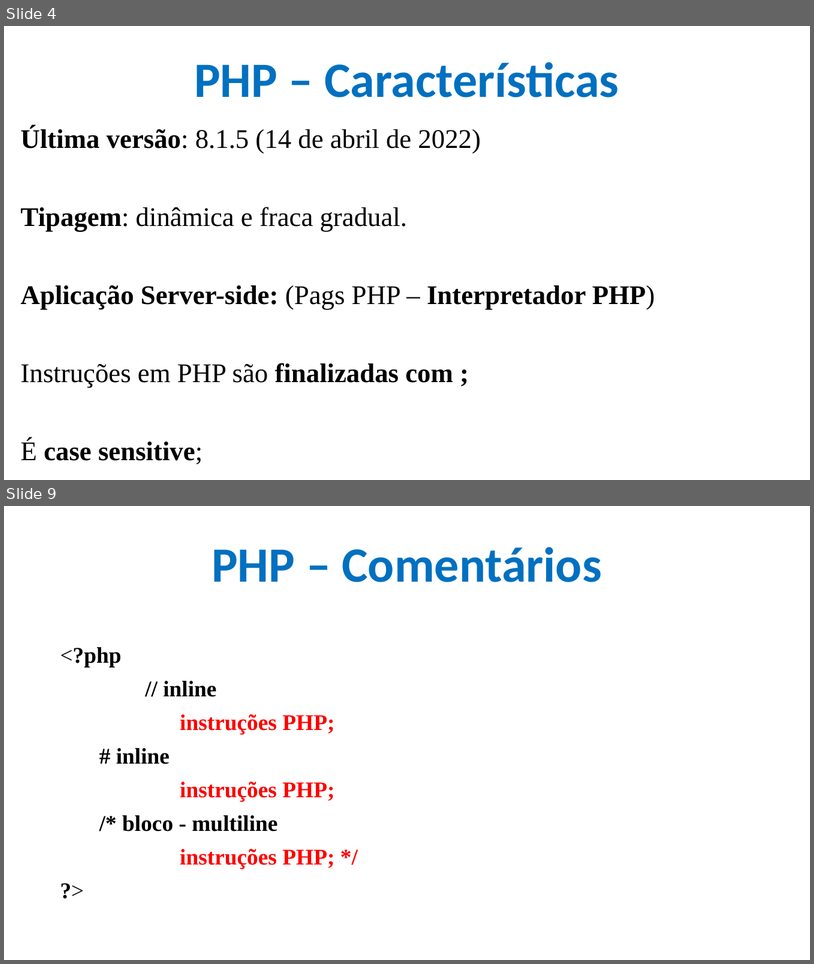
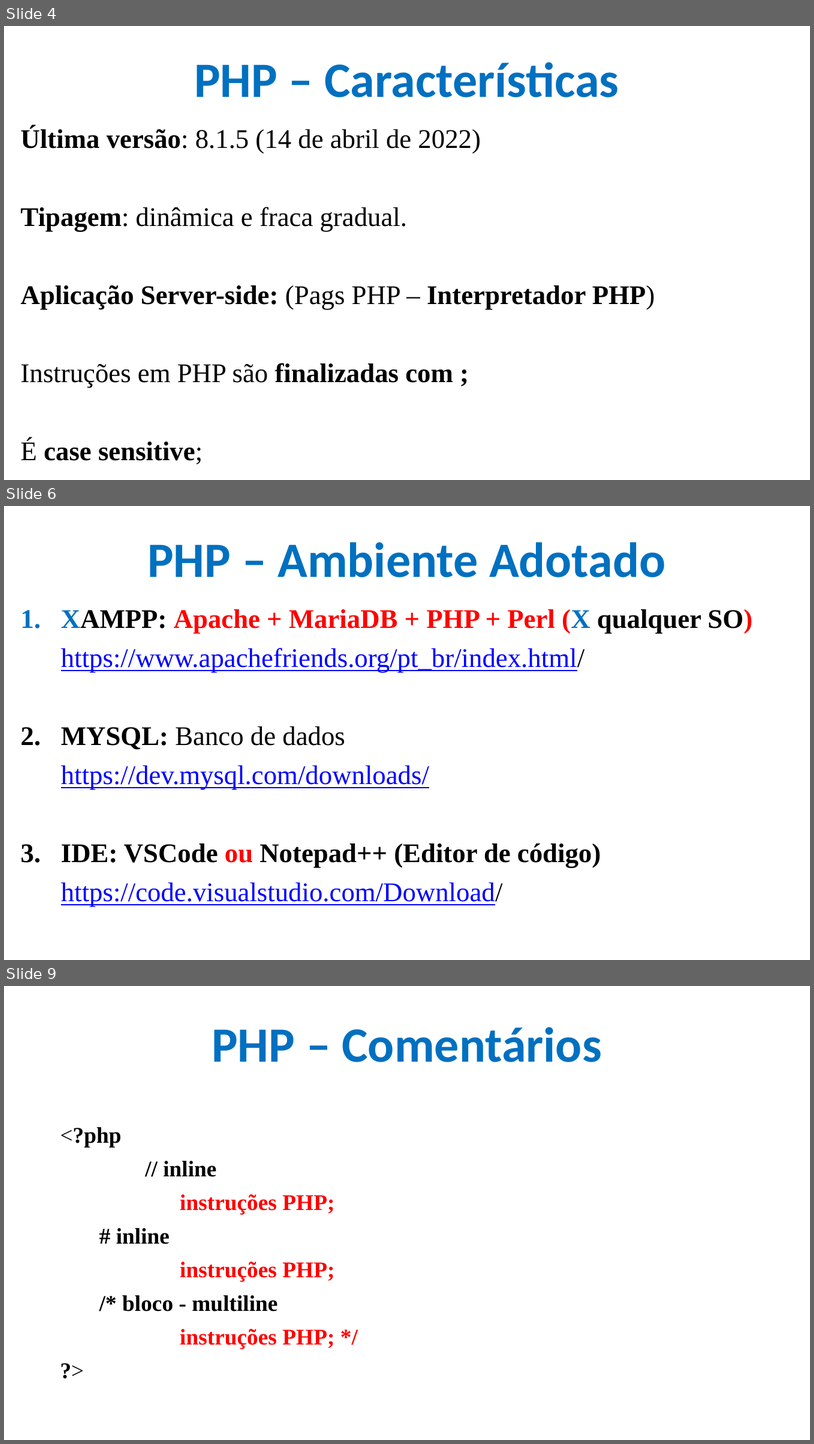
Before and after one commit to CloudEducationBrazil/WydenDesenvolvimentoWebPHP, a slide deck: 01 Classes/Aula 12 e 13 Desenvolvimento Web PHP - PHP.pptx. Shown one above the other, each under a label of ours: slides 4 and 9 before the commit, slides 4, 6 and 9 after it; the slides between them are not shown. The pictures are 814x964 and 814x1444 pixels, drawn with LibreOffice and Linux fonts; fonts in the diff are those of the drawing; background and template pictures are left out. Boxes give left, top, right and bottom in pixels: in the first picture for what was removed or moved away, otherwise in the second. Text is boxed around its words. In the diff, an @@ line names an element or a change of style, - is before the commit and + after.

```diff
--- a/01 Classes/Aula 12 e 13 Desenvolvimento Web PHP - PHP.pptx
+++ b/01 Classes/Aula 12 e 13 Desenvolvimento Web PHP - PHP.pptx
@@ slide 6 added at (4,506,810,960), background picture (left out) @@
@@ title added at (147,542,666,577), 44 pt, text #0070C0, bold @@
+PHP – Ambiente Adotado
@@ text added at (61,609,753,907), 24 pt, text #0000FF, underline @@
+1. XAMPP: Apache + MariaDB + PHP + Perl (X qualquer SO)
+https://www.apachefriends.org/pt_br/index.html/
+2. MYSQL: Banco de dados
+https://dev.mysql.com/downloads/
+3. IDE: VSCode ou Notepad++ (Editor de código)
+https://code.visualstudio.com/Download/
```
Also in this commit, not shown: 3 slides changed, 1 slide removed, 25 other files.
